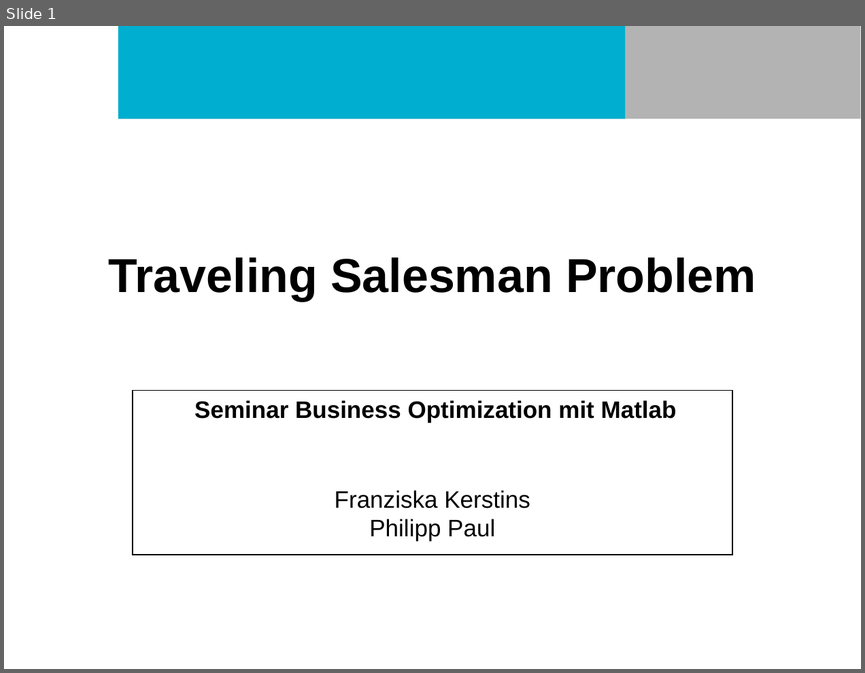
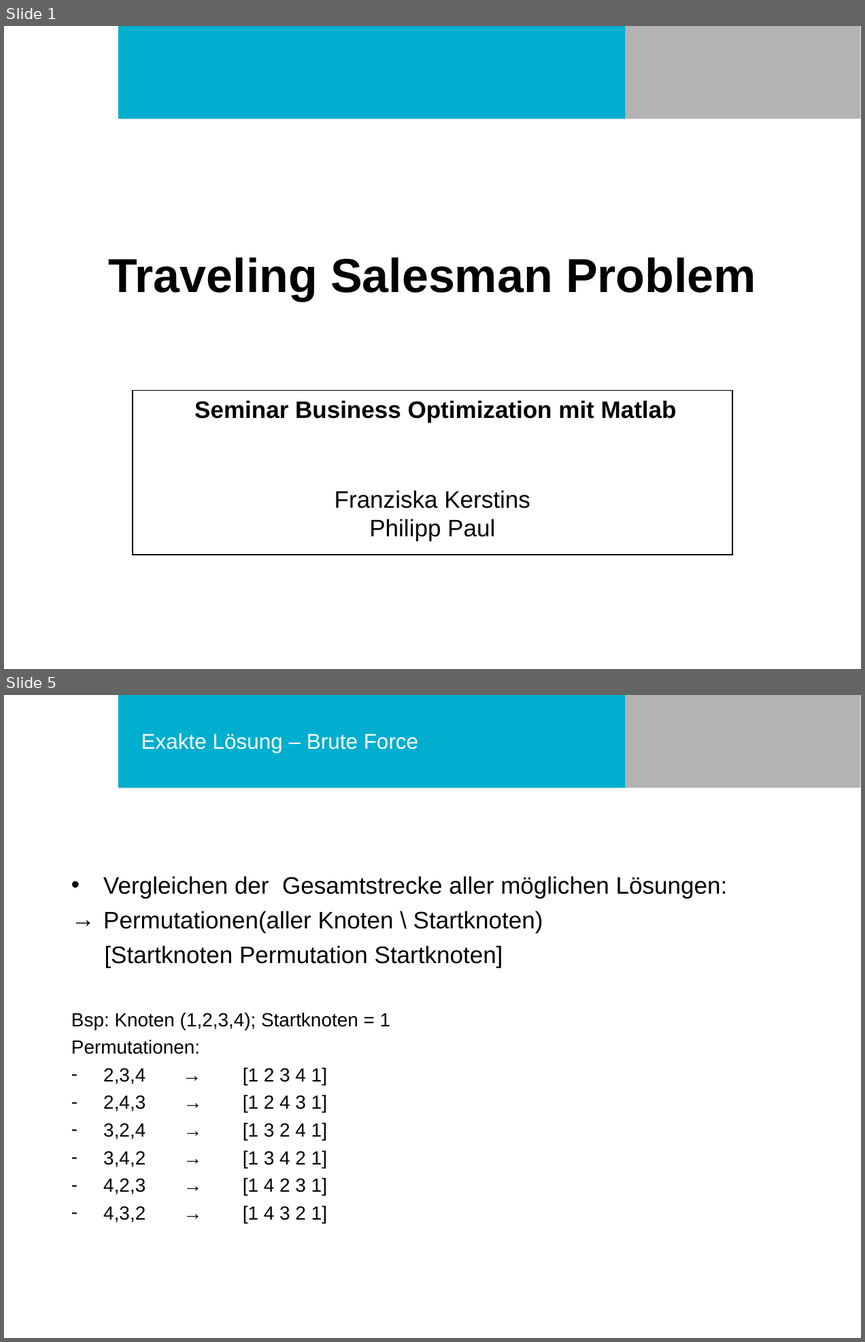
Before and after one commit to philurlaub/matlab2016, a slide deck: Präsentation.ppt. Shown one above the other, each under a label of ours: slide 1 before the commit, slides 1 and 5 after it; the slides between them are not shown. The pictures are 865x673 and 865x1342 pixels, drawn with LibreOffice and Linux fonts; fonts in the diff are those of the drawing; background and template pictures are left out. Boxes give left, top, right and bottom in pixels: in the first picture for what was removed or moved away, otherwise in the second. Text is boxed around its words. In the diff, an @@ line names an element or a change of style, - is before the commit and + after.

```diff
--- a/Präsentation.ppt
+++ b/Präsentation.ppt
@@ slide 5 added at (4, 695, 861, 1338), background #FFFFFF; not listed: 2 template elements that a slide beside it also shows @@
@@ title added at (141, 733, 418, 753), 18 pt, text #FFFFFF @@
+Exakte Lösung – Brute Force
@@ text added at (71, 876, 728, 1223), 16 pt, text #000000 @@
+• Vergleichen der Gesamtstrecke aller möglichen Lösungen:
+→ Permutationen(aller Knoten \ Startknoten)
+[Startknoten Permutation Startknoten]
+Bsp: Knoten (1,2,3,4); Startknoten = 1
+Permutationen:
+– 2,3,4 → [1 2 3 4 1]
+– 2,4,3 → [1 2 4 3 1]
+– 3,2,4 → [1 3 2 4 1]
+– 3,4,2 → [1 3 4 2 1]
+– 4,2,3 → [1 4 2 3 1]
+– 4,3,2 → [1 4 3 2 1]
```
Also in this commit, not shown: 16 other slides added, 2 other files.
